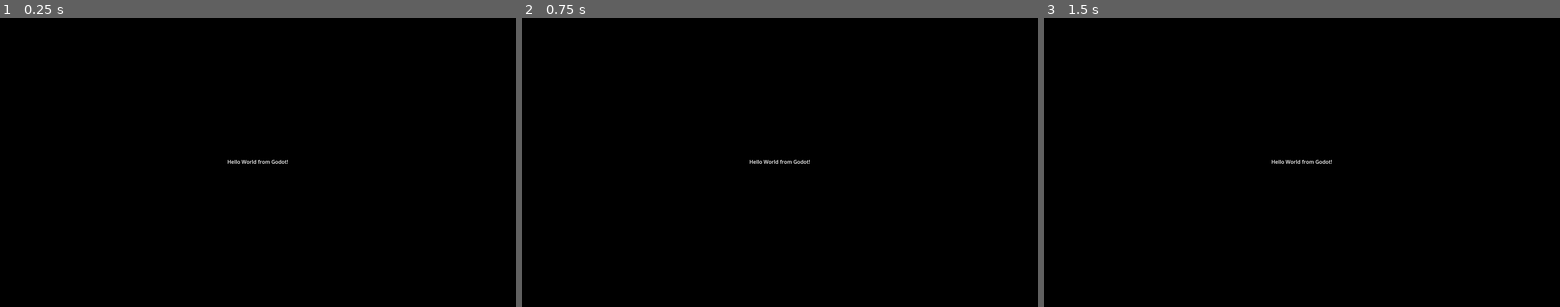
Above: before the commit, frames 1-3 (left to right).
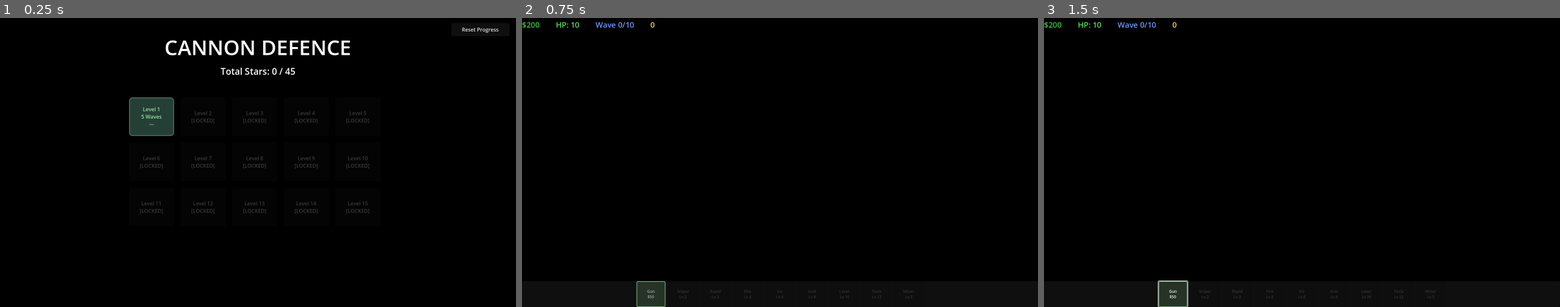
Above: after the commit, the same moments.

Repository: Krupnikas/cannonDefence
Game: Godot game, scene res://scenes/main_menu.tscn
Two runs of this game, one before a commit and one after it. Both use one fixed random seed, a clock stepped at 60 frames per second and the inputs below. Before the commit the project starts from res://scenes/hello_world.tscn.
Inputs (mouse positions are in pixels of both pictures, inside the frame that each line leads up to):
- Up to frame 1 (0.25 s): no input
- Up to frame 2 (0.75 s): click (671, 116) at 0.5 s, where only the run after the commit has a clickable "Level 1 5 Waves ---"
- Up to frame 3 (1.5 s): click (1173, 295) at 1.25 s, where only the run after the commit has a clickable "Gun $50"

The runs differ from the first frame. In frame 1, 3.0% of the frame differs, in the area x 25-97%, y 3-68%; in frame 2, 0.9%; in frame 3, 1.0%.
Error after the commit: Parse Error: Cannot infer the type of "to_enemy" variable because the value doesn't have a set type. (res://scripts/bullets/bullet.gd:108)

Commit message:
Switch back to full game (main_menu.tscn)

Diff:
--- a/godot_version/project.godot
+++ b/godot_version/project.godot
@@ -7,7 +7,7 @@
 [application]
 
 config/name="Cannon Defence"
-run/main_scene="res://scenes/hello_world.tscn"
+run/main_scene="res://scenes/main_menu.tscn"
 config/features=PackedStringArray("4.2", "Forward Plus")
 config/icon="res://icon.svg"
 
